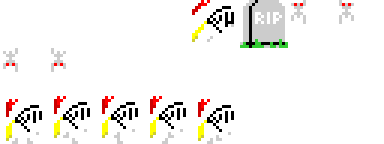
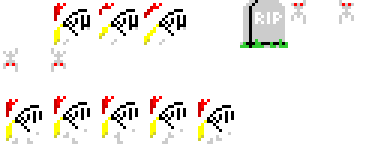
Before/after of a 384 × 144 layered artwork. What changed in the layer stack:
painted on "Pasted Layer" over [54, 0, 234, 45]
